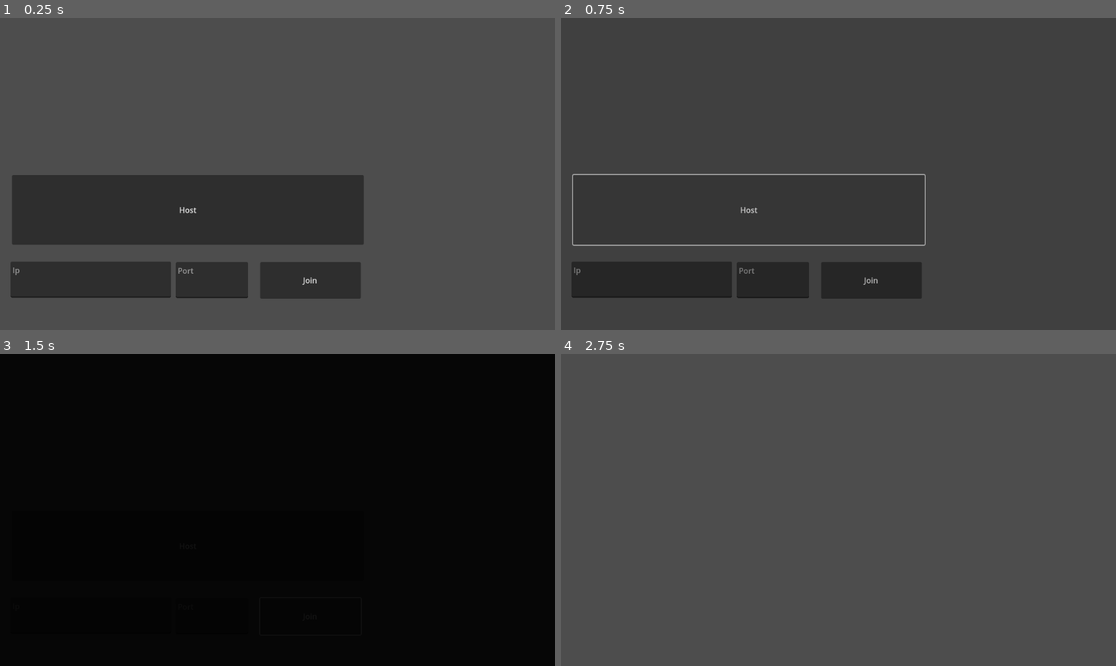
Above: before the commit, frames 1-4 (two rows, left to right).
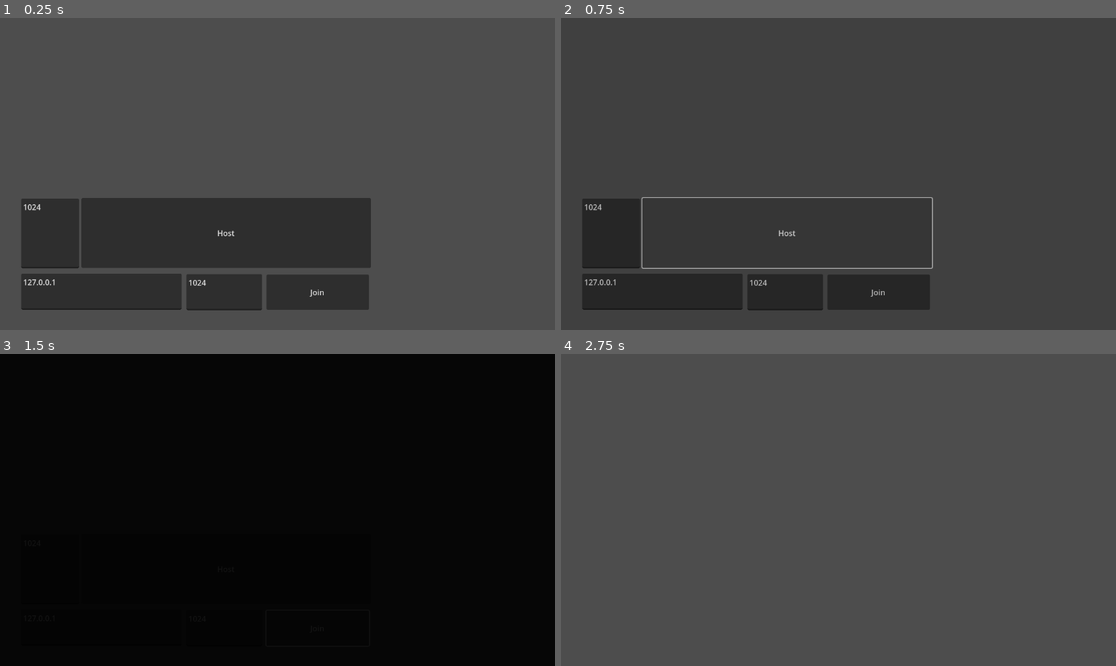
Above: after the commit, the same moments.

Repository: Riyan123410/Hi
Game: Godot game, scene res://scenes/sceneSwitcher.tscn
Same seed, same stepped clock (60 frames per second), same inputs: the game is played once before the commit and once after it.
Inputs (mouse positions are in pixels of both pictures, inside the frame that each line leads up to):
- Up to frame 1 (0.25 s): no input
- Up to frame 2 (0.75 s): click "Host" at 0.5 s
- Up to frame 3 (1.5 s): click "Join" at 1.25 s
- Up to frame 4 (2.75 s): move the mouse to (960, 494) at 2.02 s; hold D (right) from 2.03 s (still down); tap Space (jump) at 2.27 s

The runs differ from the first frame. In frame 1, 13% of the frame differs, in the area x 1-67%, y 50-94%; in frame 2, 5.6%; in frame 3, less than 0.1%; in frame 4, nothing differs.

Commit message:
variable ip and port

Diff:
--- a/src/game/scenes/worlds/mainMenu.tscn
+++ b/src/game/scenes/worlds/mainMenu.tscn
@@ -2,39 +2,69 @@
 
 [ext_resource type="Script" uid="uid://dbmwdlytuhpeq" path="res://scripts/sceneScripts/mainMenu.gd" id="1_8poju"]
 
-[node name="MainMenu" type="Node2D"]
+[node name="MainMenu" type="Node2D" node_paths=PackedStringArray("textIP", "textPort", "textPortHost")]
 script = ExtResource("1_8poju")
+textIP = NodePath("CanvasLayer/IP")
+textPort = NodePath("CanvasLayer/Port")
+textPortHost = NodePath("CanvasLayer/hostPort")
 
 [node name="CanvasLayer" type="CanvasLayer" parent="."]
 script = ExtResource("1_8poju")
 
 [node name="Host" type="Button" parent="CanvasLayer"]
-offset_left = 25.0
-offset_top = 326.0
-offset_right = 755.0
-offset_bottom = 471.0
+anchors_preset = -1
+anchor_left = 0.1467014
+anchor_top = 0.5771605
+anchor_right = 0.6684028
+anchor_bottom = 0.8009259
+grow_vertical = 0
+size_flags_horizontal = 0
+size_flags_vertical = 8
 text = "Host"
+metadata/_edit_use_anchors_ = true
 
 [node name="Join" type="Button" parent="CanvasLayer"]
-offset_left = 540.0
-offset_top = 507.0
-offset_right = 749.0
-offset_bottom = 583.0
+anchors_preset = -1
+anchor_left = 0.4800347
+anchor_top = 0.82253087
+anchor_right = 0.6649306
+anchor_bottom = 0.9351852
+grow_vertical = 0
+size_flags_vertical = 8
 text = "Join"
+metadata/_edit_use_anchors_ = true
 
-[node name="IP" type="TextEdit" parent="."]
-offset_left = 22.0
-offset_top = 506.0
-offset_right = 355.0
-offset_bottom = 581.0
+[node name="IP" type="TextEdit" parent="CanvasLayer"]
+anchors_preset = -1
+anchor_left = 0.038194444
+anchor_top = 0.8194444
+anchor_right = 0.32725695
+anchor_bottom = 0.9351852
+size_flags_vertical = 8
+text = "127.0.0.1"
 placeholder_text = "Ip"
+metadata/_edit_use_anchors_ = true
 
-[node name="Port" type="TextEdit" parent="."]
-offset_left = 365.0
-offset_top = 507.0
-offset_right = 515.0
-offset_bottom = 582.0
+[node name="Port" type="TextEdit" parent="CanvasLayer"]
+anchors_preset = -1
+anchor_left = 0.3359375
+anchor_top = 0.82098764
+anchor_right = 0.4722222
+anchor_bottom = 0.9367284
+size_flags_vertical = 8
+text = "1024"
 placeholder_text = "Port"
+metadata/_edit_use_anchors_ = true
+
+[node name="hostPort" type="TextEdit" parent="CanvasLayer"]
+anchors_preset = -1
+anchor_left = 0.038194444
+anchor_top = 0.5787037
+anchor_right = 0.1423611
+anchor_bottom = 0.80246913
+text = "1024"
+placeholder_text = "Port"
+metadata/_edit_use_anchors_ = true
 
 [connection signal="pressed" from="CanvasLayer/Host" to="." method="_on_host_pressed"]
 [connection signal="pressed" from="CanvasLayer/Join" to="." method="_on_join_pressed"]
--- a/src/game/scripts/sceneScripts/mainMenu.gd
+++ b/src/game/scripts/sceneScripts/mainMenu.gd
@@ -3,13 +3,24 @@
 signal levelChanged(levelNum)
 
 @export var levelNum = 0
+@export var textIP : TextEdit
+@export var textPort : TextEdit
+@export var textPortHost : TextEdit
 
 var isHost = 0
+var IPjoin = "127.0.0.1"
+var portJoin = "1024"
+var portHost = "1024"
 
 func _on_host_pressed() -> void:
 	isHost = 1
-	emit_signal("levelChanged", levelNum)
+	portHost = int(textPortHost.text)
+	if (portHost != 0):
+		emit_signal("levelChanged", levelNum)
 
 func _on_join_pressed() -> void:
 	isHost = 2
-	emit_signal("levelChanged", levelNum)
+	IPjoin = textIP.text
+	portJoin = int(textPort.text)
+	if (IPjoin != "" && portJoin != 0):
+		emit_signal("levelChanged", levelNum)
--- a/src/game/scripts/sceneScripts/multiplayerSetup.gd
+++ b/src/game/scripts/sceneScripts/multiplayerSetup.gd
@@ -2,6 +2,9 @@
 
 var isHost = 0
 var loop = true
+var IPclient = "127.0.0.1"
+var portClient = 1024
+var portHost = 1024
 
 var peer = ENetMultiplayerPeer.new()
 @export var playerScene : PackedScene
@@ -16,13 +19,13 @@
 			loop = false
 
 func runHost():
-	peer.create_server(1024)
+	peer.create_server(portHost)
 	multiplayer.multiplayer_peer = peer
 	multiplayer.peer_connected.connect(addPlayer)
 	addPlayer()
 
 func runClient():
-	peer.create_client("10.0.0.86", 1024)
+	peer.create_client(IPclient, portClient)
 	multiplayer.multiplayer_peer = peer
 
 func addPlayer(id = multiplayer.get_unique_id()):
--- a/src/game/scripts/sceneScripts/sceneSwitcher.gd
+++ b/src/game/scripts/sceneScripts/sceneSwitcher.gd
@@ -35,3 +35,6 @@
 
 func transferDataBetweenScenes(oldScene, newScene):
 	newScene.isHost = oldScene.isHost
+	newScene.IPclient = oldScene.IPjoin
+	newScene.portClient = oldScene.portJoin
+	newScene.portHost = oldScene.portHost
